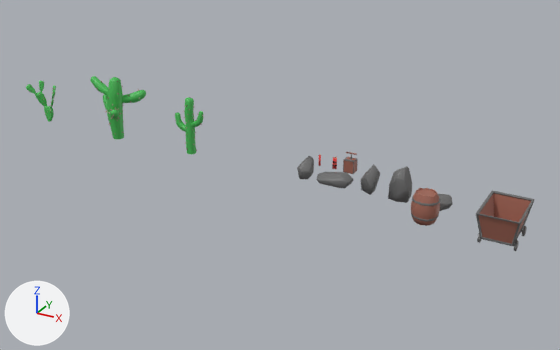
The Blender file Modelos/breder cowboy/breder semestre2 semana 1.blend as it was, and as the next commit left it.
Both versions are drawn from a 50 mm camera at (10.39, -12.55, 9.17) aimed at (0.47, 5.48, 0.16). The lights are fixed; the arrows at lower left show +X, +Y and +Z.

Script lines for the objects in view, before the commit:
```python
ob_barril = bpy.data.objects.new('Barril', me_cylinder_003)
ob_barril.location = (5.0, 5.0, 0.0)
ob_cactus1 = bpy.data.objects.new('Cactus1', me_cactus1)
ob_cactus1.location = (-3.0, 6.0, 0.0)
ob_cactus2 = bpy.data.objects.new('Cactus2', me_cactus2)
ob_cactus2.location = (-6.0, 6.0, 0.0)
ob_cactus3 = bpy.data.objects.new('Cactus3', me_cactus3)
ob_cactus3.location = (-9.0, 6.0, 0.0)
ob_carrinhomina = bpy.data.objects.new('CarrinhoMina', me_cube_002)
ob_carrinhomina.location = (7.0, 5.0, 0.41)
ob_cowboy = bpy.data.objects.new('Cowboy', me_cylinder_001)
ob_cowboy.location = (2.0, 1.5, 0.0)
ob_pedra2 = bpy.data.objects.new('Pedra2', me_sphere_001)
ob_pedra2.location = (2.0, 6.0, 0.0)
ob_trilho = bpy.data.objects.new('Trilho', me_trilho)
ob_trilho.location = (7.0, 9.0, 0.0)
ob_tumbleweed = bpy.data.objects.new('Tumbleweed', me_tumbleweed)
ob_tumbleweed.location = (0.0, 6.0, 0.0)
# also in view: 'Pedra4' at (3.97, 6.02, 0.47)
```
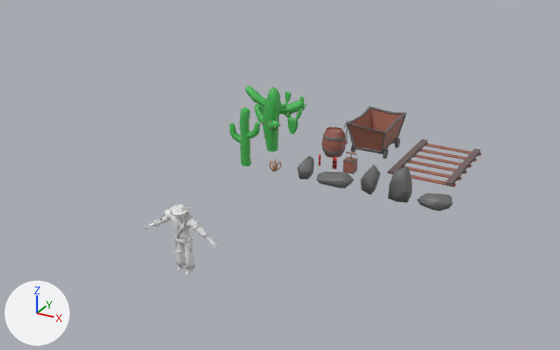
Commit message: picareta e carrinho
dei uma entortada no carrinho e adicionei a picareta

Location of each change, (x1, y1, x2, y2) in pixels of the pictures (560 x 350 px; the box of a moved part takes in the faces that stretch with it):
'CarrinhoMina', reshaped, moved (13% shorter): before (476, 190, 535, 251); after (347, 106, 407, 159)
'Cactus2', moved: before (90, 76, 146, 139); after (245, 86, 304, 152)
'Trilho', shown: after (387, 139, 482, 187)
'Cowboy', shown: after (145, 204, 218, 274)
'Cactus1', moved: before (175, 97, 203, 154); after (229, 108, 260, 166)
'Barril', reshaped, moved (17% narrower, 18% shorter): before (411, 188, 440, 226); after (322, 127, 346, 158)
'Cactus3', moved: before (26, 81, 56, 122); after (280, 91, 306, 134)
'Tumbleweed', shown: after (269, 159, 282, 172)
'Barril.Tampa', added: after (327, 128, 342, 133)
part 1 of me_cube_002, moved or reshaped: before (514, 240, 519, 251); after (383, 148, 388, 159)
part 2 of me_cube_002, moved or reshaped: before (477, 234, 481, 243); after (351, 145, 356, 153)
part 3 of me_cube_002, moved or reshaped: before (522, 226, 527, 236); after (395, 138, 400, 148)
part 4 of me_cube_002, rebuilt (14% shorter): before (476, 190, 535, 246); after (347, 106, 407, 154)
part 5 of me_cylinder_003, built on: before (411, 188, 440, 222); after (322, 127, 346, 155)

Diff of the bpy script that builds the scene:
```diff
--- a/Modelos/breder cowboy/breder semestre2 semana 1.blend.py
+++ b/Modelos/breder cowboy/breder semestre2 semana 1.blend.py
@@ me_cube_002 @@
-me_cube_002.from_pydata(...)  # 312 vertices, 290 faces; spans x -0.53..0.53, y -0.745..0.745, z -0.41..0.487
+me_cube_002.from_pydata(...)  # 362 vertices, 340 faces; spans x -0.656..0.641, y -0.915..0.9, z -0.405..0.679
+# me_cube_002 part 1: the loose piece of 50 vertices spanning x 0.413..0.472, y -0.554..-0.29, z -0.41..-0.158 is scaled about its middle by 1.21, then moved by (0.092, -0.088, 0.031)
+# me_cube_002 part 2: the loose piece of 50 vertices spanning x -0.472..-0.413, y -0.554..-0.29, z -0.41..-0.158 is scaled about its middle by 1.21, then moved by (-0.092, -0.088, 0.031)
+# me_cube_002 part 3: the loose piece of 50 vertices spanning x 0.413..0.472, y 0.29..0.554, z -0.41..-0.158 is scaled about its middle by 1.21, then moved by (0.092, 0.088, 0.031)
+# me_cube_002 part 4: the loose piece of 64 vertices spanning x -0.53..0.53, y -0.745..0.745, z -0.251..0.487 is rebuilt with 114 vertices and now spans x -0.656..0.641, y -0.915..0.9, z -0.241..0.679
 me_cube_002.materials.append(mat_material_cinza)
@@ me_cylinder_003 @@
-me_cylinder_003.from_pydata(...)  # 282 vertices, 249 faces; spans x -0.382..0.383, y -0.383..0.383, z 0.002..0.839
+me_cylinder_003.from_pydata(...)  # 330 vertices, 308 faces; spans x -0.382..0.383, y -0.383..0.383, z 0.002..0.839
+# me_cylinder_003 part 5
+# 1 vertex is removed from x -0.157, y 0.194, z 0.814
+# 19 faces are deleted
+# 18 vertices in x -0.361..0.361, y -0.361..0.361, z 0.166..0.612 move by (0.0, 0.0, -0.013)
+# 16 vertices in x -0.361..0.344, y -0.361..0.344, z 0.209..0.653 move by (0.0, 0.0, 0.015)
+# 13 vertices in x -0.333..0.333, y -0.333..0.333, z 0.212..0.663 move by (0.0, 0.0, 0.016)
+# 13 vertices in x -0.349..0.349, y -0.349..0.349, z 0.154..0.597 move by (0.0, 0.0, -0.023)
+# 12 vertices in x -0.355..0.355, y -0.355..0.355, z 0.598 move by (0.0, 0.0, -0.022)
+# 5 vertices in x -0.355..0.307, y -0.355..0.307, z 0.222 move by (0.0, 0.0, 0.023)
+# 104 vertices move from x -0.349..0.361, y -0.349..0.361, z 0.14..0.836 to x -0.342..0.361, y -0.342..0.361, z 0.108..0.837
+# 49 vertices are added at x -0.357..0.367, y -0.362..0.363, z 0.039..0.792
+# 78 new faces join them, mat_material_marrom (brown #a16656)
 me_cylinder_003.materials.append(mat_material_marrom)
@@ ob_tumbleweed @@
 ob_tumbleweed.location = (0.0, 6.0, 0.0)
-ob_tumbleweed.hide_set(True)
@@ ob_trilho @@
 ob_trilho = bpy.data.objects.new('Trilho', me_trilho)
-ob_trilho.location = (7.0, 9.0, 0.0)
-ob_trilho.hide_set(True)
+ob_trilho.location = (4.0, 9.0, 0.0)
@@ ob_carrinhomina @@
 ob_carrinhomina = bpy.data.objects.new('CarrinhoMina', me_cube_002)
-ob_carrinhomina.location = (7.0, 5.0, 0.41)
+ob_carrinhomina.location = (2.0, 9.0, 0.41)
@@ ob_barril @@
 ob_barril = bpy.data.objects.new('Barril', me_cylinder_003)
-ob_barril.location = (5.0, 5.0, 0.0)
+ob_barril.location = (1.0, 8.0, 0.0)
@@ ob_cactus1 @@
 ob_cactus1 = bpy.data.objects.new('Cactus1', me_cactus1)
-ob_cactus1.location = (-3.0, 6.0, 0.0)
+ob_cactus1.location = (-1.0, 6.0, 0.0)
@@ ob_cactus2 @@
 ob_cactus2 = bpy.data.objects.new('Cactus2', me_cactus2)
-ob_cactus2.location = (-6.0, 6.0, 0.0)
+ob_cactus2.location = (-1.0, 7.5, 0.0)
@@ ob_cactus3 @@
 ob_cactus3 = bpy.data.objects.new('Cactus3', me_cactus3)
-ob_cactus3.location = (-9.0, 6.0, 0.0)
+ob_cactus3.location = (-1.0, 9.0, 0.0)
@@ ob_cowboy @@
 ob_cowboy = bpy.data.objects.new('Cowboy', me_cylinder_001)
-ob_cowboy.location = (2.0, 1.5, 0.0)
-ob_cowboy.hide_set(True)  # its collection is switched off
+ob_cowboy.location = (1.0, 0.0, 0.0)
@@ ob_barril_tampa @@
+ob_barril_tampa = bpy.data.objects.new('Barril.Tampa', me_cylinder_004)  # 24 vertices, 24 faces; spans x -0.273..0.272, y -0.272..0.273, z 0.759..0.78; in mat_material_marrom (brown #a16656)
+ob_barril_tampa.location = (1.0, 8.0, 0.0)
@@ ob_picareta @@
+ob_picareta = bpy.data.objects.new('Picareta', me_cylinder_005)  # 146 vertices, 146 faces; spans x -0.075..0.041, y -0.247..0.271, z -0.003..0.796; in mat_material_marrom (brown #a16656), mat_material_cinza (dark grey #6c6c6c)
+ob_picareta.location = (1.0, 9.0, 0.0)
```
